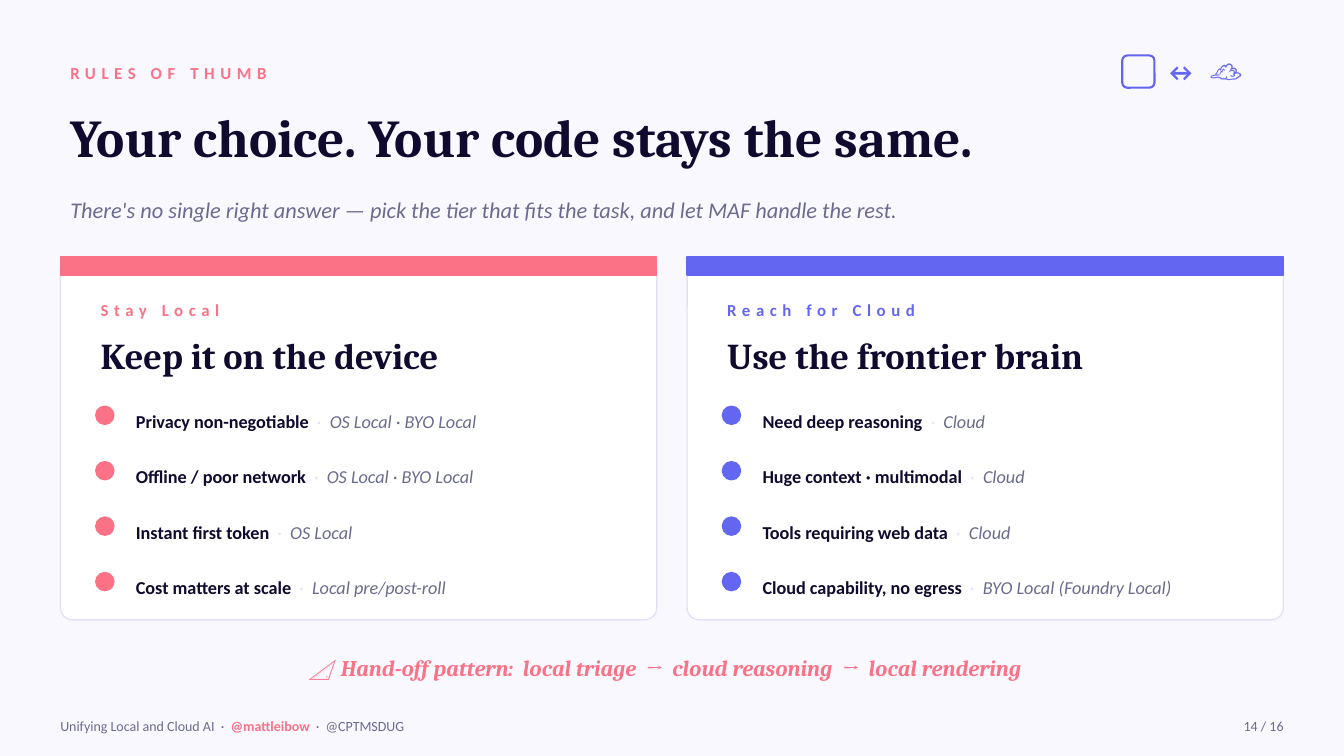
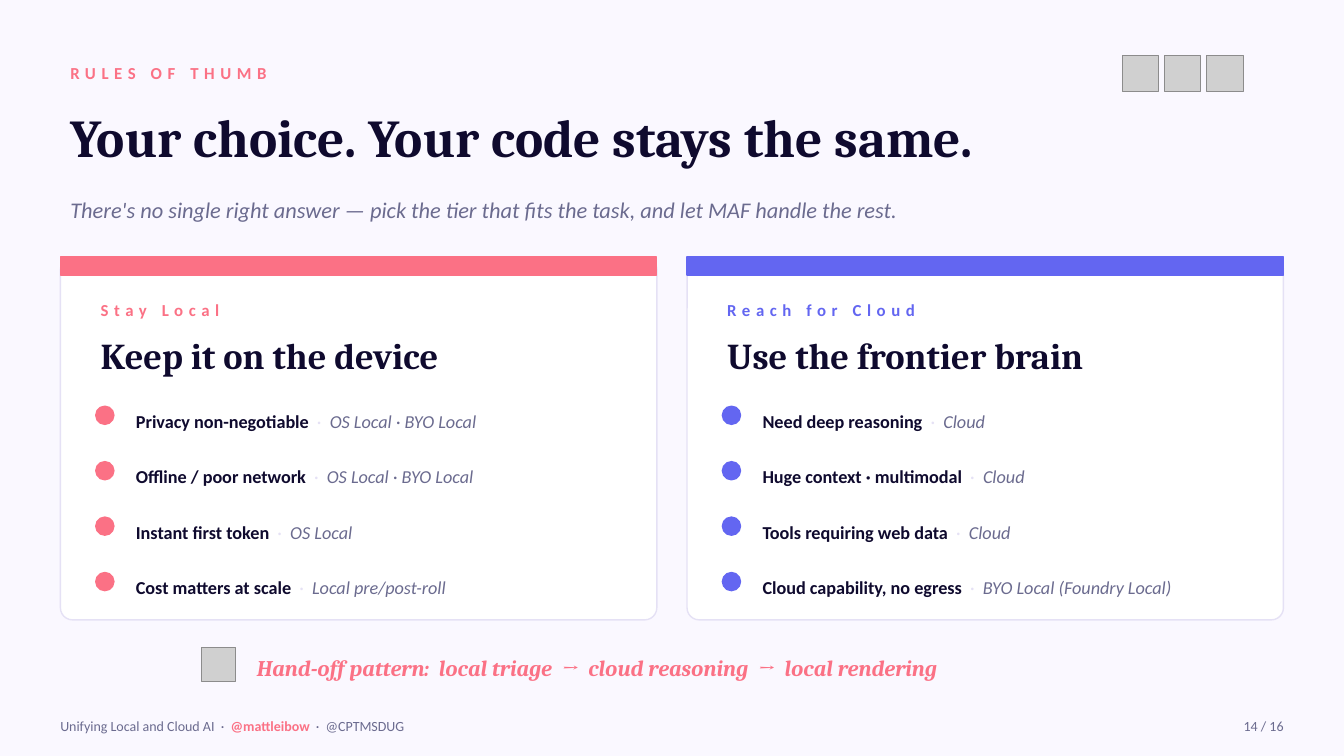
Before and after one commit to mattleibow/cptmsdug-local-cloud-agent-framework, a slide deck: slide 14 of slides/Unifying-Local-Cloud-AI.pptx. Drawn at 1344x756 pixels with LibreOffice and Linux fonts; fonts in the diff are those of the drawing; grey boxes stand for pictures. Boxes give left, top, right and bottom in pixels: in the first picture for what was removed or moved away, otherwise in the second. Text is boxed around its words. In the diff, an @@ line names an element or a change of style, - is before the commit and + after.

```diff
--- a/slides/Unifying-Local-Cloud-AI.pptx
+++ b/slides/Unifying-Local-Cloud-AI.pptx
@@ rounded rectangle removed at (1122, 55, 1154, 88) @@
@@ picture added at (1122, 55, 1158, 92) @@
@@ text removed at (1154, 50, 1200, 93) @@
-↔
@@ picture added at (1165, 55, 1201, 92) @@
@@ text removed at (1201, 47, 1246, 98) @@
-☁
@@ picture added at (1207, 55, 1243, 92) @@
@@ picture added at (202, 647, 236, 682) @@
@@ text at (257, 660, 937, 681): text changed @@
-📐 Hand-off pattern: local triage → cloud reasoning → local rendering
+Hand-off pattern: local triage → cloud reasoning → local rendering
```
Also in this commit, not shown: 14 other slides changed, 1 other file.
